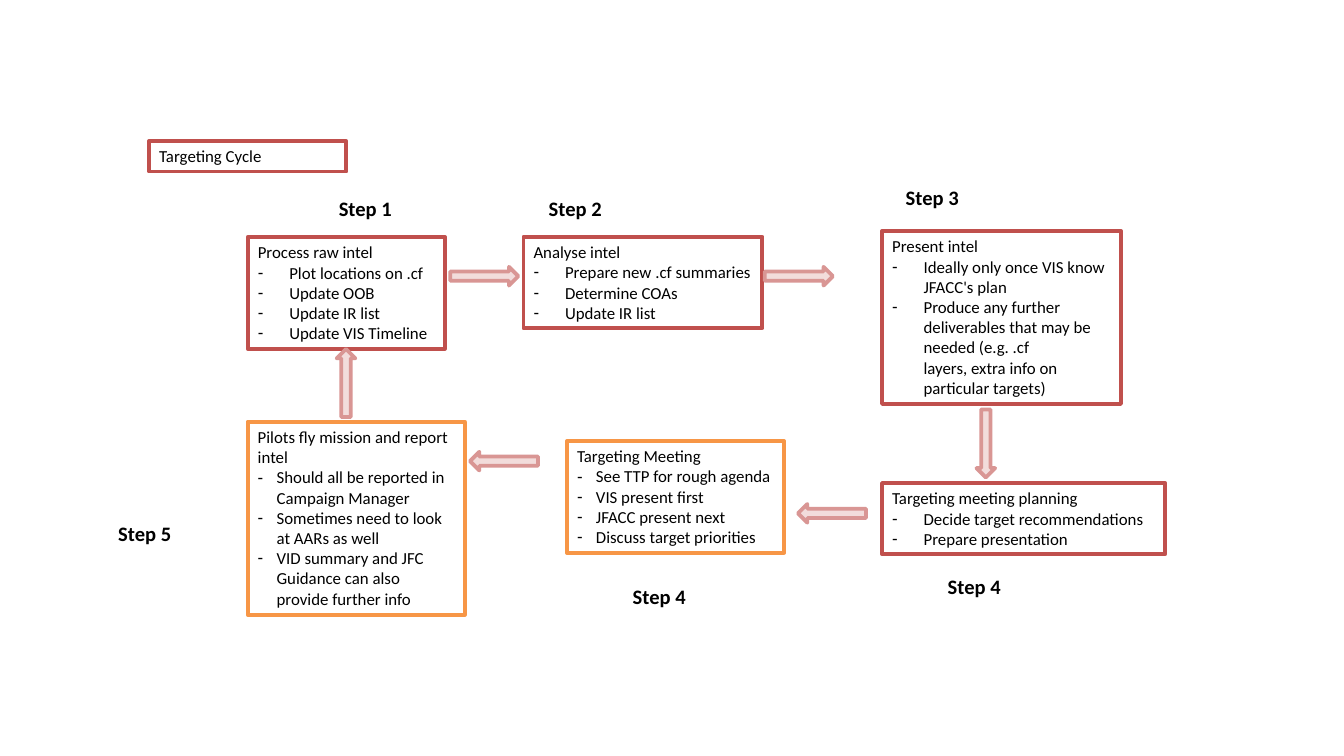
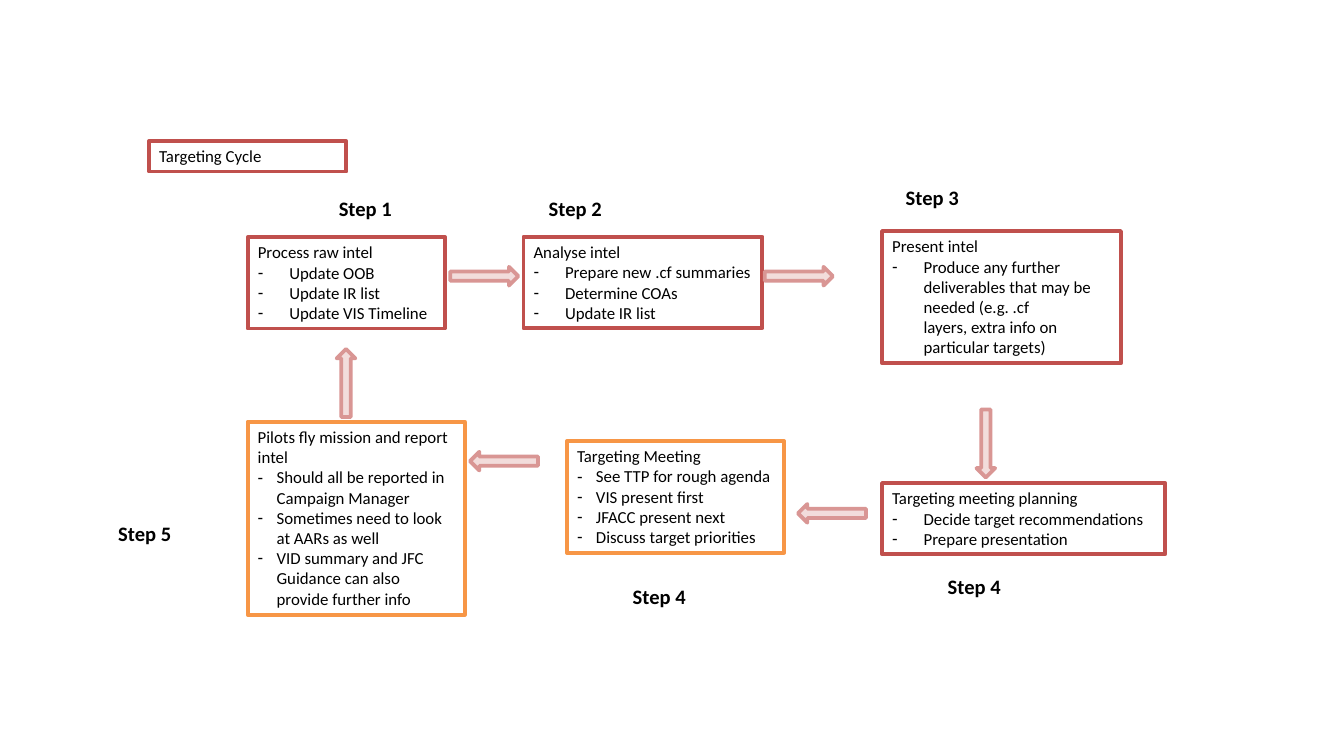
Before and after one commit to 132nd-vWing/OPAT-background, a slide deck: slide 15 of Mission designer/132nd OP ARCTIC CITADEL Intro JFACC VIS.pptx (slide 11 before the commit). Drawn at 1344x756 pixels with LibreOffice and Linux fonts; fonts in the diff are those of the drawing; background and template pictures are left out. Boxes give left, top, right and bottom in pixels: in the first picture for what was removed or moved away, otherwise in the second. Text is boxed around its words. In the diff, an @@ line names an element or a change of style, - is before the commit and + after.

```diff
--- a/Mission designer/132nd OP ARCTIC CITADEL Intro JFACC VIS.pptx
+++ b/Mission designer/132nd OP ARCTIC CITADEL Intro JFACC VIS.pptx
@@ rectangle "Process raw intel" resized from (x1=247, y1=237, x2=445, y2=348) to (x1=247, y1=237, x2=445, y2=328) @@
@@ rectangle "Present intel" resized from (x1=882, y1=231, x2=1121, y2=405) to (x1=882, y1=231, x2=1121, y2=363) @@
@@ text in rectangle at (x1=289, y1=267, x2=424, y2=279): paragraph removed @@
-– Plot locations on .cf
@@ text in rectangle at (x1=924, y1=261, x2=1104, y2=296): paragraph removed @@
-– Ideally only once VIS know JFACC's plan
```
Also in this commit, not shown: 10 other slides changed, 7 slides added, 9 other files.
